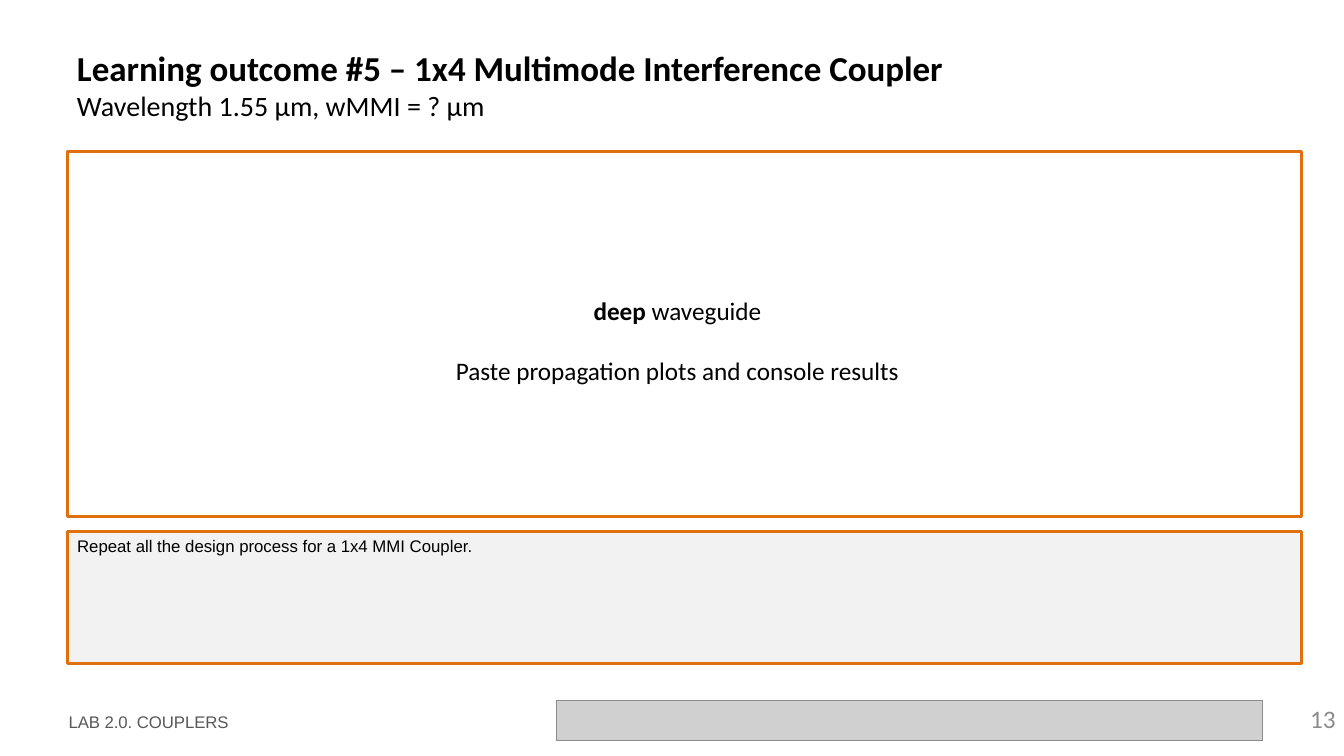
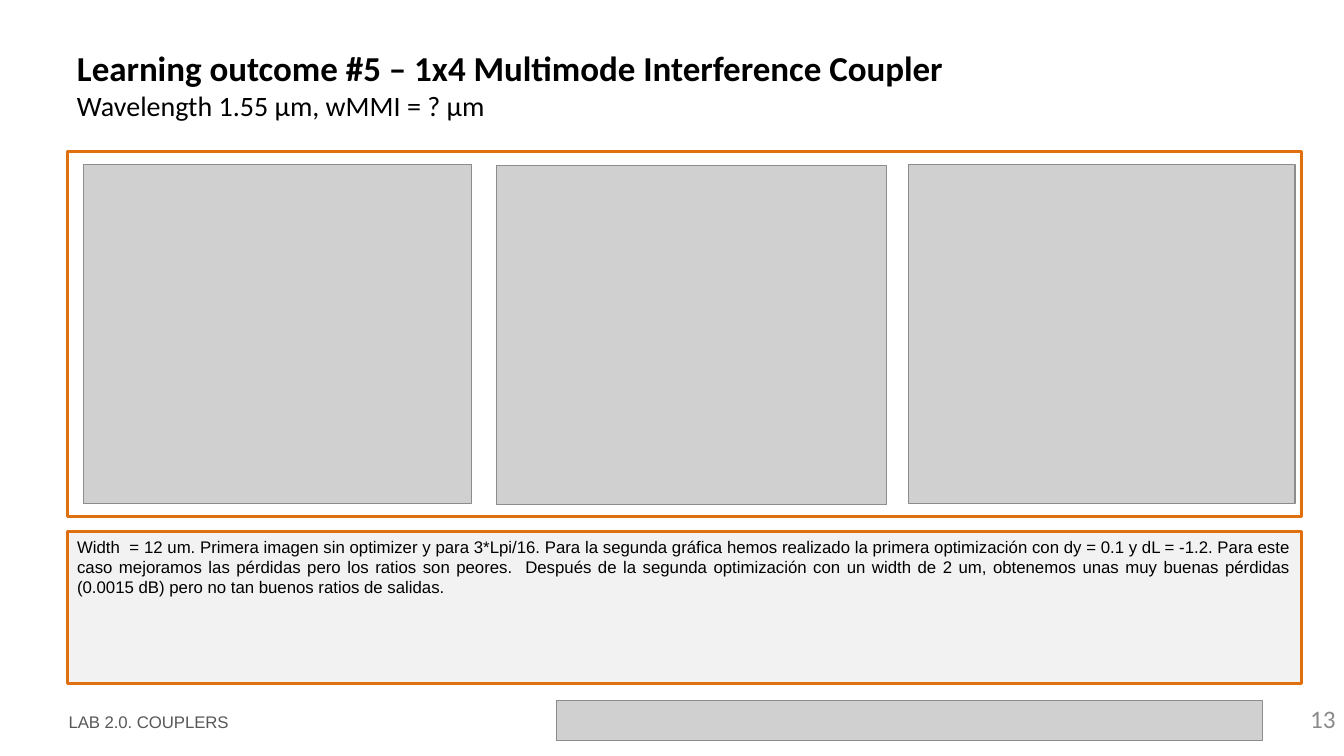
Before and after one commit to davidalcarria/pic-upv-lab2, a slide deck: slide 13 of LabBook_20.pptx. Drawn at 1344x756 pixels with LibreOffice and Linux fonts; fonts in the diff are those of the drawing; grey boxes stand for pictures; background and template pictures are left out. Boxes give left, top, right and bottom in pixels: in the first picture for what was removed or moved away, otherwise in the second. Text is boxed around its words. In the diff, an @@ line names an element or a change of style, - is before the commit and + after.

```diff
--- a/LabBook_20.pptx
+++ b/LabBook_20.pptx
@@ picture added at (x1=84, y1=165, x2=471, y2=504) @@
@@ picture added at (x1=497, y1=166, x2=886, y2=505) @@
@@ picture added at (x1=908, y1=164, x2=1295, y2=503) @@
@@ text removed at (x1=456, y1=302, x2=898, y2=385) @@
-deep waveguide
-Paste propagation plots and console results
@@ rectangle "Width = 12 um. Primera ..." resized from (x1=68, y1=531, x2=1303, y2=663) to (x1=68, y1=531, x2=1303, y2=684) @@
@@ text in rectangle at (x1=77, y1=540, x2=1290, y2=597): text changed @@
-Repeat all the design process for a 1x4 MMI Coupler.
+Width = 12 um. Primera imagen sin optimizer y para 3*Lpi/16. Para la segunda gráfica hemos realizado la primera optimización con dy = 0.1 y dL = -1.2. Para este caso mejoramos las pérdidas pero los ratios son peores. Después de la segunda optimización con un width de 2 um, obtenemos unas muy buenas pérdidas (0.0015 dB) pero no tan buenos ratios de salidas.
```
Also in this commit, not shown: 5 other slides changed.
